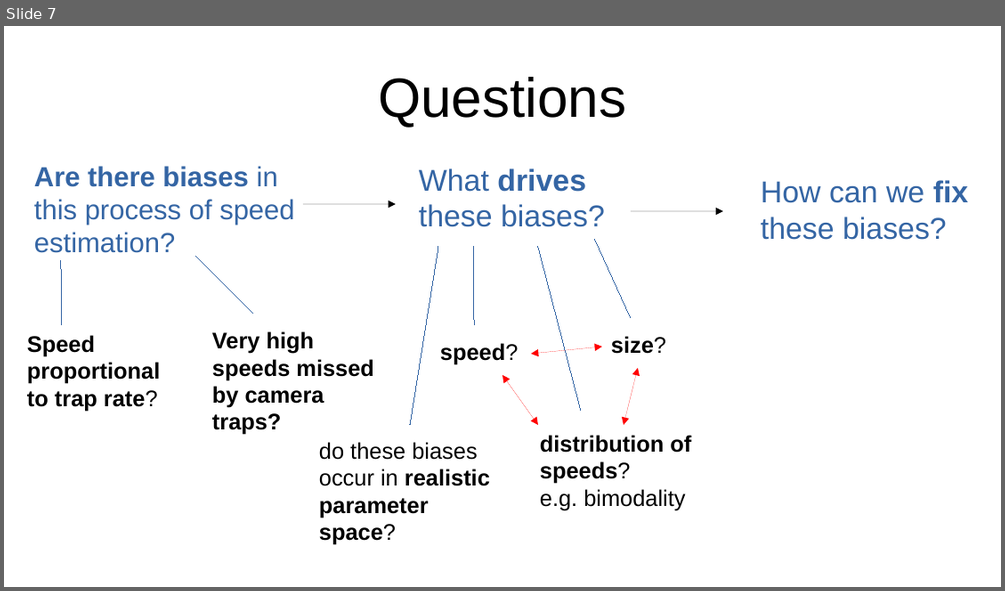
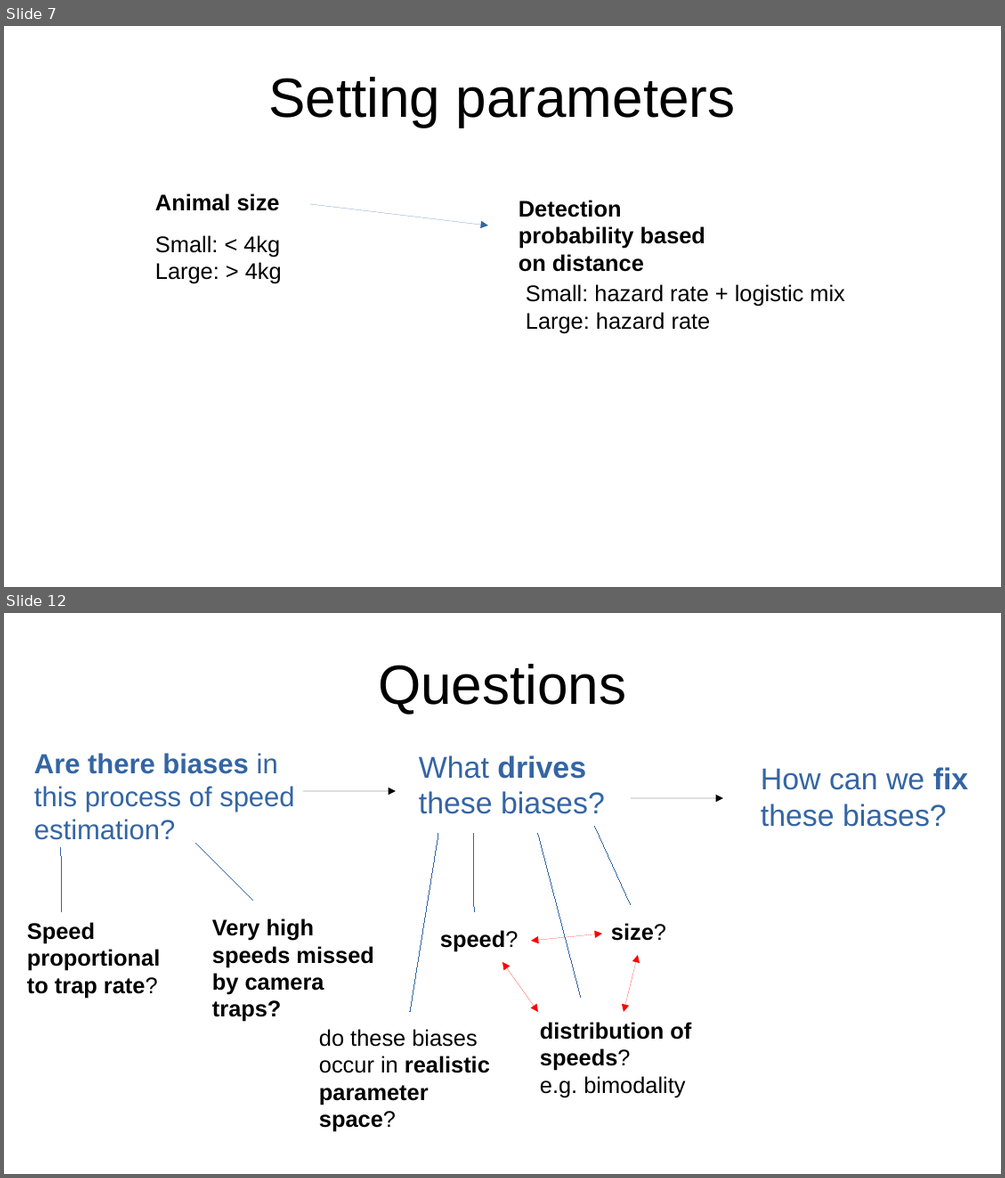
Before and after one commit to lizziebru/CamtrapSimulation, a slide deck: writeup/Camtrapsim_pres.odp. Shown one above the other, each under a label of ours: slide 7 before the commit, slides 7 and 12 after it; the slides between them are not shown. The pictures are 1005x591 and 1005x1178 pixels, drawn with LibreOffice and Linux fonts; fonts in the diff are those of the drawing. Boxes give left, top, right and bottom in pixels: in the first picture for what was removed or moved away, otherwise in the second. Text is boxed around its words. In the diff, an @@ line names an element or a change of style, - is before the commit and + after.

```diff
--- a/writeup/Camtrapsim_pres.odp
+++ b/writeup/Camtrapsim_pres.odp
@@ slide 7 added at [4, 26, 1001, 587], background #FFFFFF @@
@@ title added at [268, 77, 736, 127], 44 pt, text #000000 @@
+Setting parameters
@@ text added at [155, 193, 280, 211], 18 pt, text #000000, bold @@
+Animal size
@@ arrow added from (311, 204) to (488, 225), #3465A4 0 pt @@
@@ text added at [518, 200, 705, 272], 18 pt, text #000000, bold @@
+Detection probability based on distance
@@ text added at [155, 235, 282, 284], 18 pt, text #000000 @@
+Small: < 4kg
+Large: > 4kg
@@ text added at [526, 284, 844, 333], 18 pt, text #000000 @@
+Small: hazard rate + logistic mix
+Large: hazard rate
@@ what was slide 7 is now slide 12 @@
```
Also in this commit, not shown: 5 slides changed, 5 other slides added, 3 slides removed, 4 other files.
